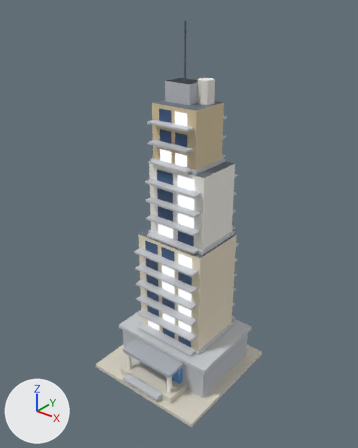
What one commit did to the glTF model public/models/v2/10_lod1.glb.
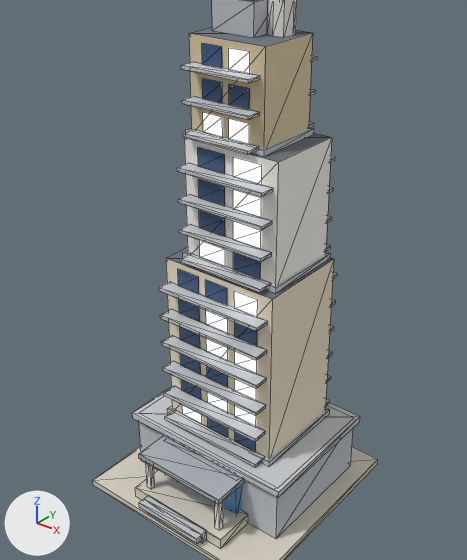
Old and new are each drawn whole from a 50 mm camera at (1.96, -2.47, 2.76) aimed at (0.0, -0.02, 1.24) and again close up on the part from 12% to 88% of the width and 19% to 92% of the height. Arrows for +X, +Y and +Z are at lower left; the lights stay in place. The older version's two pictures come first. The close-ups show mesh edges as thin lines. Vertices at exactly the same position are counted once.

The older version as bpy lines, for what is in view:
```python
me_b10_v2_lod1 = bpy.data.meshes.new('b10_v2_lod1')
me_b10_v2_lod1.from_pydata(...)  # 626 vertices, 597 faces; spans x -0.48..0.48, y -0.49..0.48, z 0.0..2.56
me_b10_v2_lod1.materials.append(mat_paving)
me_b10_v2_lod1.materials.append(mat_wall_grey)
me_b10_v2_lod1.materials.append(mat_roof_flat)
me_b10_v2_lod1.materials.append(mat_concrete)
me_b10_v2_lod1.materials.append(mat_glass_blue)
me_b10_v2_lod1.materials.append(mat_slab)
me_b10_v2_lod1.materials.append(mat_white)
me_b10_v2_lod1.materials.append(mat_wall_cream)
me_b10_v2_lod1.materials.append(mat_glow_window)
me_b10_v2_lod1.materials.append(mat_glass_dark)
me_b10_v2_lod1.materials.append(mat_wall_white)
me_b10_v2_lod1.materials.append(mat_wall_beige)
me_b10_v2_lod1.materials.append(mat_roof_dark)
me_b10_v2_lod1.materials.append(mat_metal_dark)
ob_b10_v2_lod1 = bpy.data.objects.new('b10_v2_lod1', me_b10_v2_lod1)
ob_b10_v2_lod1.location = (0.0, 0.0, 0.0)
```
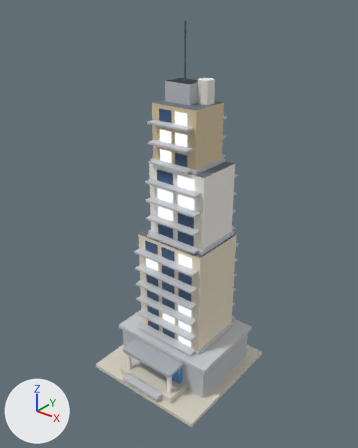
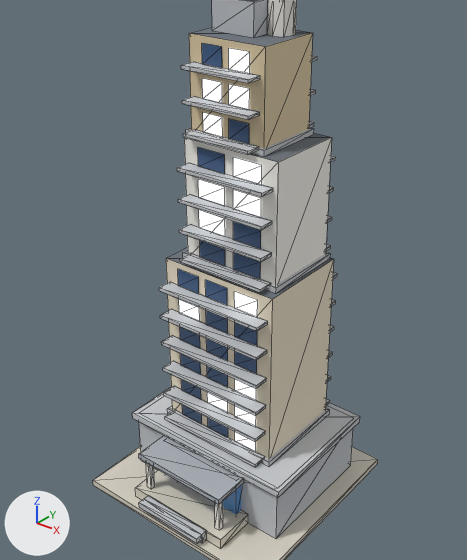
Changed parts and their boxes (x1, y1, x2, y2) in the close-ups (467 x 560 px; the box of a moved part takes in the faces that stretch with it):
'b10_v2_lod1', reshaped, recoloured: (93, 0, 378, 560) in both
part 1 of me_b10_v2_lod1, moved or reshaped: before (235, 379, 256, 400); after (180, 353, 201, 374)
part 2 of me_b10_v2_lod1, moved or reshaped: before (206, 310, 228, 333); after (206, 338, 228, 361)
part 3 of me_b10_v2_lod1, moved or reshaped: before (234, 291, 258, 317); after (206, 310, 228, 333)
part 4 of me_b10_v2_lod1, moved or reshaped: before (233, 221, 261, 249); after (205, 280, 227, 305)
part 5 of me_b10_v2_lod1, moved or reshaped: before (233, 157, 262, 185); after (233, 252, 261, 279)
part 6 of me_b10_v2_lod1, moved or reshaped: before (235, 432, 256, 452); after (229, 119, 249, 144)
part 7 of me_b10_v2_lod1, moved or reshaped: before (207, 366, 228, 387); after (235, 432, 256, 452)
part 8 of me_b10_v2_lod1, moved or reshaped: before (179, 299, 200, 321); after (235, 379, 256, 400)
part 9 of me_b10_v2_lod1, moved or reshaped: before (178, 269, 199, 293); after (179, 299, 200, 321)
part 10 of me_b10_v2_lod1, moved or reshaped: before (198, 179, 225, 206); after (233, 190, 261, 217)
part 11 of me_b10_v2_lod1, moved or reshaped: before (198, 147, 225, 174); after (233, 157, 262, 185)
part 12 of me_b10_v2_lod1, moved or reshaped: before (229, 84, 250, 109); after (202, 78, 222, 103)
part 13 of me_b10_v2_lod1, moved or reshaped (not visible before): after (178, 43, 261, 437)
part 14 of me_b10_v2_lod1, moved or reshaped (not visible afterwards): before (180, 43, 261, 437)
part 15 of me_b10_v2_lod1, recoloured: before (182, 119, 261, 424); after (182, 221, 261, 424)
part 16 of me_b10_v2_lod1, recoloured: before (179, 179, 225, 367); after (179, 210, 256, 452)
part 17 of me_b10_v2_lod1, recoloured: after (198, 179, 225, 206)
part 18 of me_b10_v2_lod1, recoloured: after (229, 84, 250, 109)
part 19 of me_b10_v2_lod1, recoloured (blue to white): before (202, 78, 250, 109); after (202, 78, 222, 103)

Diff of the bpy script that builds the scene:
```diff
--- a/public/models/v2/10_lod1.glb.py
+++ b/public/models/v2/10_lod1.glb.py
@@ me_b10_v2_lod1 @@
 me_b10_v2_lod1.from_pydata(...)  # 626 vertices, 597 faces; spans x -0.48..0.48, y -0.49..0.48, z 0.0..2.56
 # used by ob_b10_v2_lod1; location = (0.0, 0.0, 0.0)
+# me_b10_v2_lod1 part 1: the loose piece of 4 vertices spanning x 0.1..0.21, y -0.14, z 0.61..0.69 is moved by (-0.31, 0.0, 0.0)
+# me_b10_v2_lod1 part 2: the loose piece of 4 vertices spanning x -0.06..0.06, y -0.14, z 0.88..0.96 is moved by (0.0, 0.0, -0.13)
+# me_b10_v2_lod1 part 3: the loose piece of 4 vertices spanning x 0.1..0.21, y -0.14, z 1.01..1.09 is moved by (-0.15, 0.0, -0.14)
+# me_b10_v2_lod1 part 4: the loose piece of 4 vertices spanning x 0.04..0.18, y -0.08, z 1.28..1.36 is moved by (-0.11, -0.06, -0.27)
+# me_b10_v2_lod1 part 5: the loose piece of 4 vertices spanning x 0.04..0.18, y -0.08, z 1.55..1.63 is moved by (0.0, 0.0, -0.41)
+# me_b10_v2_lod1 part 6: the loose piece of 4 vertices spanning x 0.1..0.21, y -0.14, z 0.34..0.42 is moved by (-0.11, 0.09, 1.35)
+# me_b10_v2_lod1 part 7: the loose piece of 4 vertices spanning x -0.06..0.06, y -0.14, z 0.61..0.69 is moved by (0.15, 0.0, -0.27)
+# me_b10_v2_lod1 part 8: the loose piece of 4 vertices spanning x -0.21..-0.1, y -0.14, z 0.88..0.96 is moved by (0.31, 0.0, -0.27)
+# me_b10_v2_lod1 part 9: the loose piece of 4 vertices spanning x -0.21..-0.1, y -0.14, z 1.01..1.09 is moved by (0.0, 0.0, -0.14)
+# me_b10_v2_lod1 part 10: the loose piece of 4 vertices spanning x -0.14..0.0, y -0.08, z 1.42..1.5 is moved by (0.18, 0.0, 0.0)
+# me_b10_v2_lod1 part 11: the loose piece of 4 vertices spanning x -0.14..0.0, y -0.08, z 1.55..1.63 is moved by (0.18, 0.0, 0.0)
+# me_b10_v2_lod1 part 12: the loose piece of 4 vertices spanning x 0.0..0.09, y -0.05, z 1.82..1.9 is moved by (-0.13, 0.0, 0.0)
+# me_b10_v2_lod1 part 13: 84 of 626 vertices moved; they spanned x -0.21..0.21, y 0.25..0.3, z 0.34..2.04 and now span x -0.21..0.21, y -0.14..0.3, z 0.34..2.04; mean shift (0.02, -0.34, 0.03); largest move (0.21, 0.3, 0.55) -> (-0.13, -0.05, 2.04)
+# me_b10_v2_lod1 part 14: 72 of 626 vertices moved; they spanned x -0.21..0.21, y -0.14..-0.05, z 0.34..2.04 and now span x -0.21..0.21, y 0.25..0.3, z 0.34..2.04; mean shift (0.0, 0.4, 0.04); largest move (-0.21, -0.14, 0.69) -> (0.09, 0.25, 2.04)
+# me_b10_v2_lod1 part 15: all 66 faces that had it switch from mat_glow_window to mat_glass_dark
+# me_b10_v2_lod1 part 16: 20 of the faces centred in x -0.17..0.17, y -0.14..-0.08, z 0.63..1.61 switch from mat_glass_dark to mat_glow_window
+# me_b10_v2_lod1 part 17: 16 of the faces centred in x -0.17..0.17, y 0.28..0.3, z 0.63..1.34 switch from mat_glass_dark to mat_glow_window
+# me_b10_v2_lod1 part 18: 8 of the faces centred in x -0.1..0.06, y 0.25, z 1.71..2.01 switch from mat_glass_dark to mat_glow_window
+# me_b10_v2_lod1 part 19: 6 of the faces centred in x -0.1..0.06, y -0.05, z 1.85..2.01 switch from mat_glass_dark to mat_glow_window
 me_b10_v2_lod1.materials.append(mat_paving)
```
